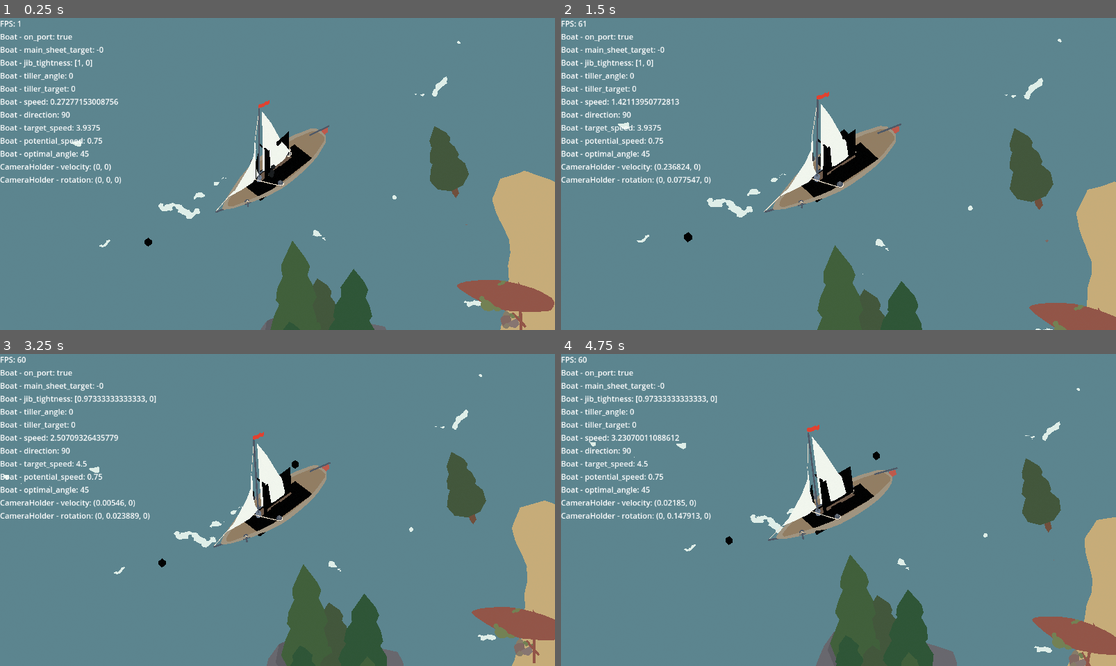
Above: before the commit, frames 1-4 (two rows, left to right).
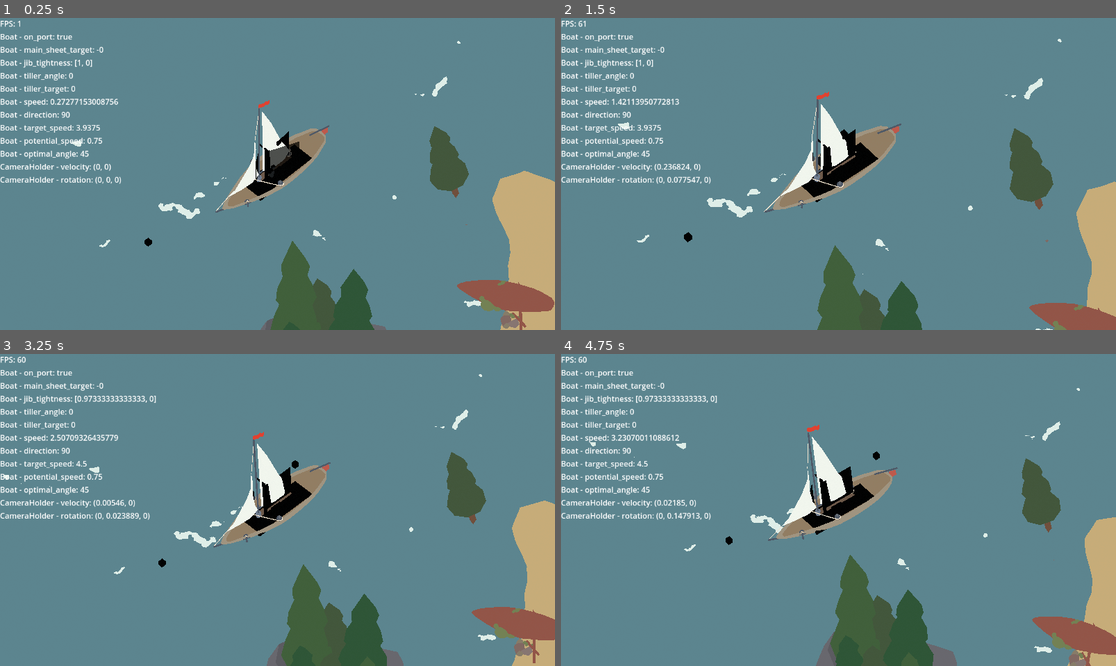
Above: after the commit, the same moments.

Repository: nebneb1/sail
Game: Godot game, scene res://Scenes/main.tscn
The game is run twice, just before and just after one commit, with the same random seed, the same clock (stepped at 60 frames per second) and the same inputs.
Inputs (mouse positions are in pixels of both pictures, inside the frame that each line leads up to):
- Up to frame 1 (0.25 s): no input
- Up to frame 2 (1.5 s): move the mouse to (866, 174) at 0.52 s; hold Mouse wheel up (camera_zoom_in) 0.53-1.28 s; hold Up (up) from 0.53 s (still down); move the mouse to (810, 174) at 1.27 s; tap Mouse wheel down (camera_zoom_out) at 1.35 s
- Up to frame 3 (3.25 s): keep holding Up (up); move the mouse to (288, 503) at 2.02 s; hold L (jib_port_in) 2.03-2.78 s; move the mouse to (271, 516) at 2.77 s; tap O (jib_port_out) at 2.85 s
- Up to frame 4 (4.75 s): keep holding Up (up); move the mouse to (877, 513) at 3.52 s; hold ' (jib_star_in) 3.53-4.28 s; move the mouse to (794, 506) at 4.27 s; tap [ (jib_star_out) at 4.35 s

The runs differ from the first frame. In frame 1, 0.2% of the frame differs, in the area x 48-54%, y 39-50%; in frame 2, less than 0.1%; in frame 3, less than 0.1%; in frame 4, less than 0.1%.

Commit message:
added sail ghost

Diff:
--- a/Scenes/boat.tscn
+++ b/Scenes/boat.tscn
@@ -81,14 +81,19 @@
 blend_shape_mode = 0
 shadow_mesh = SubResource("ArrayMesh_7wi1k")
 
+[sub_resource type="StandardMaterial3D" id="StandardMaterial3D_mdy02"]
+transparency = 1
+albedo_color = Color(0, 0.756863, 0.45098, 0.658824)
+
 [sub_resource type="StandardMaterial3D" id="StandardMaterial3D_s724b"]
 
-[node name="Boat" type="AnimatableBody3D" node_paths=PackedStringArray("main_sheet", "jib", "telltale", "tiller")]
+[node name="Boat" type="AnimatableBody3D" node_paths=PackedStringArray("main_sheet_ghost", "main_sheet", "jib", "telltale", "tiller")]
 transform = Transform3D(0.998544, 0, 0.0539394, 0, 1, 0, -0.0539394, 0, 0.998544, 0, 0, 0)
 physics_material_override = SubResource("PhysicsMaterial_pinpb")
 sync_to_physics = false
 script = ExtResource("1_4oqbt")
 main_sheet_accel = -10.0
+main_sheet_ghost = NodePath("Mast/MainSheetGhost")
 main_sheet = NodePath("Mast/MainSheet")
 jib = NodePath("Mast/Jib")
 telltale = NodePath("Mast/Telltale")
@@ -131,6 +136,14 @@
 transform = Transform3D(1, 0, 0, 0, 1, 0, 0, 0, 1, 3.36108, 3.35666, 0)
 size = Vector3(6.56076, 6.90039, 0.0476074)
 
+[node name="MainSheetGhost" type="Node3D" parent="Mast"]
+transform = Transform3D(0.739302, 0, -0.673374, 0, 1, 0, 0.673374, 0, 0.739302, -2.76494, 2.45749, -1.49012e-08)
+
+[node name="CSGBox3D" type="CSGBox3D" parent="Mast/MainSheetGhost"]
+transform = Transform3D(1, 0, 0, 0, 1, 0, 0, 0, 1, 3.36108, 3.35666, 0)
+size = Vector3(6.56076, 6.90039, 0.0476074)
+material = SubResource("StandardMaterial3D_mdy02")
+
 [node name="Jib" type="Node3D" parent="Mast"]
 transform = Transform3D(1, 0, 0, 0, 1, 0, 0, 0, 1, -6.0794, 1.82262, -0.151952)
 
--- a/Scenes/main.tscn
+++ b/Scenes/main.tscn
@@ -57,6 +57,7 @@
 [node name="islandtest4" parent="." instance=ExtResource("1_3i6a3")]
 transform = Transform3D(20, 0, 0, 0, 20, 0, 0, 0, 20, -2999.78, -3.8147e-06, 1406.86)
 script = ExtResource("3_nhtqa")
+ZOOM_SCALE = 300.0
 
 [node name="Boat" parent="." instance=ExtResource("1_d2bg4")]
 transform = Transform3D(0.0131594, 0, 0.999913, 0, 1, 0, -0.999913, 0, 0.0131594, 0, 1.2612, 0)
--- a/Scripts/boat_controller.gd
+++ b/Scripts/boat_controller.gd
@@ -7,7 +7,6 @@
 const IRONS_SPEED_DECRESE_RATE = 0.1
 const accel = 0.3 # how fast speed goes to target speed m/s/s
 var potential_speed = 0.0 # maximum possible speed at ur heading
-#var drawback_multiplier = 0.9 # affected by how off the positioning of everything is, takes away from potential_speed
 var target_speed = 0.0 # your speed based on where u have everything positioned, speed naturally approaches this number
 var speed := 0.0
 
@@ -53,11 +52,17 @@
 
 @export var disable_controls := false
 
+@export var main_sheet_ghost : Node3D # Ghost for where the optimal main sheet is
 @export var main_sheet : Node3D # the larger sail twards the back
 @export var jib : Node3D # the smaller sail thats closer to the front
 @export var telltale : Node3D # this is the thing on top that tells the wind direction
 @export var tiller : Node3D # this is the rudder at the back that steers
-var optimal_angle = 0.0 #remove an init in func after debug
+var optimal_angle = 0.0
+const GHOST_THRESHOLD = 10.0
+const GHOST_TIME = 3.0
+const GHOST_ACCEL = 1.0
+var ghost_timer = 0.0
+
 
 func _ready():
 	Global.boat = self
@@ -209,6 +214,17 @@
 	else:
 		tiller_target -= tiller_target * delta * speed
 
+	if Global.help_mode and abs(main_sheet_angle - optimal_angle) > GHOST_THRESHOLD:
+		main_sheet_ghost.show()
+		main_sheet_ghost.rotation_degrees.y += (optimal_angle - main_sheet_ghost.rotation_degrees.y) * GHOST_ACCEL * delta
+		ghost_timer += delta
+		if ghost_timer >= GHOST_TIME:
+			ghost_timer = 0
+			main_sheet_ghost.rotation_degrees.y = main_sheet_angle
+
+	else:
+		main_sheet_ghost.hide()
+
 	tiller_angle += (tiller_target - tiller_angle) * tiller_accel * delta
 
 	rot_momentum -= rot_momentum * ROT_DRAG * delta
@@ -230,6 +246,7 @@
 	target_tilt = sin(time) * ROCK_AMMOUNT + speed * -(int(on_port)*2-1) * SPEED_TILT_AMMOUNT
 	tilt += (target_tilt - tilt) * TILT_ACCEL * delta
 	rotation_degrees.x = tilt
+
 
 
 	if prev_on_port != on_port:
--- a/Scripts/global.gd
+++ b/Scripts/global.gd
@@ -7,6 +7,8 @@
 @onready var player : RigidBody3D
 @onready var boat : Node3D
 
+
+var help_mode = true
 var scale_map = false
 
 var wind_thresholds : Array = [ # in radians
--- a/Scripts/main.gd
+++ b/Scripts/main.gd
@@ -13,7 +13,28 @@
 const WEATHER_CHANGE_DURR = 120.0
 var fog_ammount = 0.0
 
+var prev_scale_map = Global.scale_map
+func _process(delta: float):
+	if prev_scale_map != Global.scale_map:
+		if Global.scale_map:
+			disable_weather(1.0)
+		else:
+			enable_weather(1.0)
 
+	prev_scale_map = Global.scale_map
+
+
+func disable_weather(speed : float):
+	match curr_weather:
+		Weather.FOGGY:
+			var tween := create_tween()
+			tween.tween_property(world_env, "environment:fog_density", 0.0, speed)
+
+func enable_weather(speed : float):
+	match curr_weather:
+		Weather.FOGGY:
+			var tween := create_tween()
+			tween.tween_property(world_env, "environment:fog_density", MAX_FOG_DENSITY, speed)
 
 func _ready():
 	randomize()
@@ -24,10 +45,7 @@
 	$WetherTimer.start()
 	if randi_range(1, WETHER_CHANGE_PROBABILITY) == 1:
 	#if true:
-		match curr_weather:
-			Weather.FOGGY:
-				var tween := create_tween()
-				tween.tween_property(world_env, "environment:fog_density", 0.0, WEATHER_CHANGE_DURR)
+		disable_weather(WEATHER_CHANGE_DURR)
 
 		while true:
 			var random_weather = Weather.values()[randi()%Weather.size()]
@@ -35,7 +53,4 @@
 				curr_weather = random_weather
 				break
 
-		match curr_weather:
-			Weather.FOGGY:
-				var tween := create_tween()
-				tween.tween_property(world_env, "environment:fog_density", MAX_FOG_DENSITY, WEATHER_CHANGE_DURR)
+		enable_weather(WEATHER_CHANGE_DURR)
--- a/Scripts/map_scale.gd
+++ b/Scripts/map_scale.gd
@@ -1,6 +1,6 @@
 extends Node3D
 
-const ZOOM_SCALE = 100.0
+@export var ZOOM_SCALE = 100.0
 const SCALE_SPEED = 1.0
 const SAFETY_ZONE = 1000.0
 var scale_target = Vector3.ONE
@@ -19,4 +19,3 @@
 		scale_target = og_scale
 
 	scale += (scale_target - scale) * SCALE_SPEED * delta
-	print(scale)
Not shown: 1 places in Scenes/boat.tscn that only renumber resources
